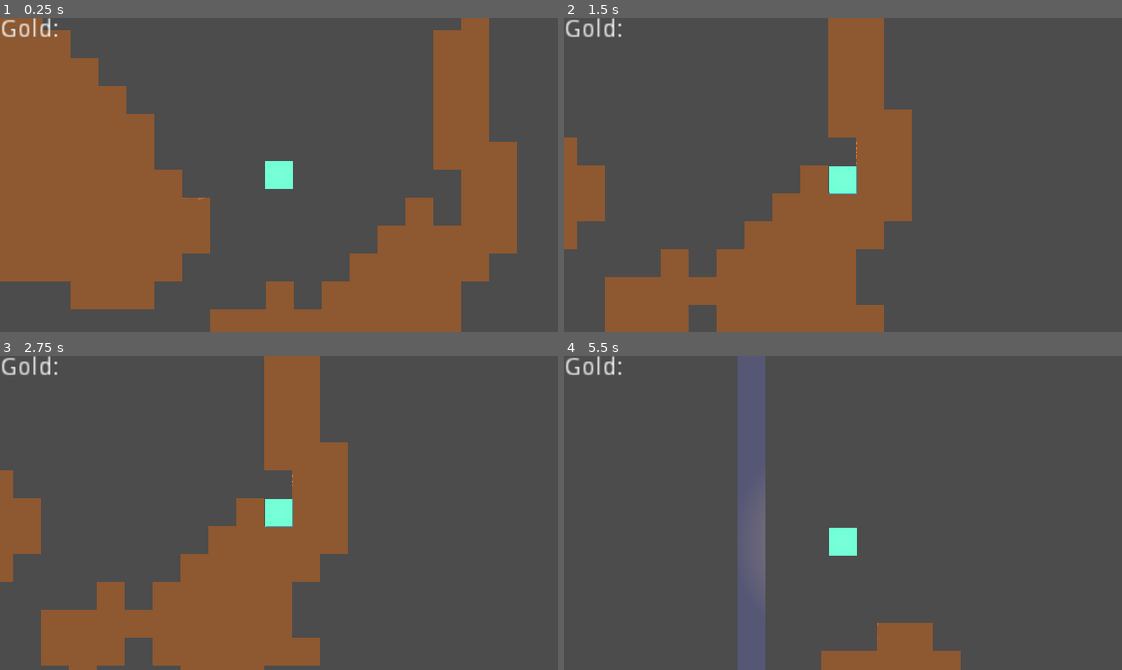
Above: before the commit, frames 1-4 (two rows, left to right).
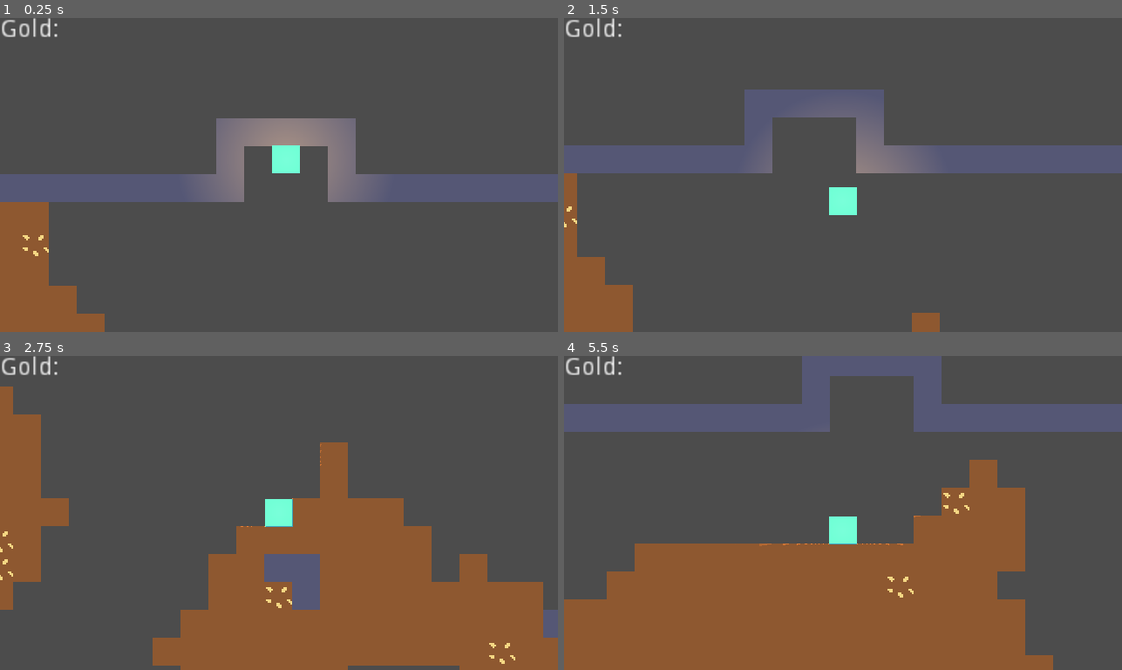
Above: after the commit, the same moments.

Repository: MrBSmith/Global2021
Game: Godot game, scene res://Scenes/Level/Level.tscn
The game is run twice, just before and just after one commit, with the same random seed, the same clock (stepped at 60 frames per second) and the same inputs.
Inputs:
- Up to frame 1 (0.25 s): no input
- Up to frame 2 (1.5 s): tap Enter (ui_accept) at 0.5, 0.77 s; hold Right (ui_right) 0.53-1.28 s; hold Down (ui_down) from 1.28 s (still down)
- Up to frame 3 (2.75 s): tap Enter (ui_accept) at 1.52 s; release Down (ui_down) at 2.03 s; hold Right (ui_right) from 2.03 s (still down)
- Up to frame 4 (5.5 s): tap Enter (ui_accept) at 2.75, 3.02, 3.77, 4.52 s; release Right (ui_right) at 2.78 s; hold Up (ui_up) 2.78-3.53 s; hold Left (ui_left) 3.53-5.03 s; tap F2 (debug_reinitilize_level) at 4.15 s; hold Down (ui_down) from 5.03 s (still down)

The runs differ from the first frame. In frame 1, 49% of the frame differs, in the area x 0-100%, y 0-100%; in frame 2, 32%; in frame 3, 31%; in frame 4, 45%.

Commit message:
Level validity checking & level entrance gen

Diff:
--- a/Scenes/Level/Level.gd
+++ b/Scenes/Level/Level.gd
@@ -3,7 +3,7 @@
 
 const gold_nugget_scene = preload("res://Scenes/InteractiveObjects/GoldNugget/GoldNugget.tscn")
 
-var level_size = Vector2(40, 20)
+var level_size = Vector2(41, 20)
 
 onready var walls_node = $Navigation2D/Walls
 onready var floor_node = $Navigation2D/Floor
@@ -11,7 +11,7 @@
 
 onready var tile_size = floor_node.get_cell_size()
 
-export var gold_objective : int = 5
+export var gold_objective : int = 6
 export var debug := false
 
 #### ACCESSORS ####
@@ -27,7 +27,7 @@
 
 	randomize()
 
-	generate_walls()
+	generate_level()
 
 	init_fog_of_war()
 	init_floor_tiles()
@@ -41,26 +41,82 @@
 #### LOGIC ####
 
 
-func generate_walls():
+func generate_level():
+	var soil_tile_id = walls_node.get_tileset().find_tile_by_name("Soil")
+	var wall_tile_id = walls_node.get_tileset().find_tile_by_name("Wall")
+	var gold_tile_id = walls_node.get_tileset().find_tile_by_name("Gold")
+
+	var soil_noise = get_rdm_noise()
+	while(!is_noise_valid(soil_noise)):
+		soil_noise = get_rdm_noise()
+
+	var wall_noise = get_rdm_noise()
+
+	# Place soil and walls tiles
+	for i in range(level_size.y):
+		for j in range(level_size.x):
+			var soil_value = soil_noise.get_noise_2d(j, i)
+
+			if is_cell_map_boundary(Vector2(j, i)):
+				walls_node.set_cell(j, i, wall_tile_id)
+			elif soil_value > 0.2:
+				if wall_noise.get_noise_2d(j, i) > 0.4:
+					walls_node.set_cell(j, i, wall_tile_id)
+				else:
+					walls_node.set_cell(j, i, soil_tile_id)
+
+	var wall_cells = walls_node.get_used_cells()
+	wall_cells.shuffle()
+
+	# Place gold
+	for _i in range(gold_objective + float(gold_objective) / 2):
+		var cell = wall_cells.pop_front()
+
+		while(is_cell_map_boundary(cell) && walls_node.get_cellv(cell) == wall_tile_id):
+			cell = wall_cells.pop_front()
+
+		walls_node.set_cellv(cell, gold_tile_id)
+
+	# Place level entrance
+	var entry_cell = Vector2(level_size.x / 2, 0)
+
+	for i in range(0, -3, -1):
+		for j in range(-2, 3, 1):
+			if j == -2 or j == 2 or i == -2:
+				walls_node.set_cell(entry_cell.x + j, entry_cell.y + i, wall_tile_id)
+			else:
+				walls_node.set_cell(entry_cell.x + j, entry_cell.y + i, -1)
+
+	# Place player
+	$Player.set_position((entry_cell + Vector2.UP) * tile_size)
+
+
+
+func is_noise_valid(noise: OpenSimplexNoise) -> bool:
+	var entry_cell = Vector2(level_size.x / 2, 1)
+	for i in range(-1, 2, 1):
+		var value = noise.get_noise_2d(entry_cell.x + i, entry_cell.y)
+		if value > 0.2:
+			return false
+	return true
+
+
+func is_cell_map_boundary(cell: Vector2) -> bool:
+	return cell.x == 0 or cell.y == 0 or \
+		cell.x == level_size.x - 1 or cell.y == level_size.y - 1
+
+
+
+func get_rdm_noise(period := 10.0, persistance:= 0.5):
 	var noise = OpenSimplexNoise.new()
 
 	# Configure
 	noise.seed = randi()
 	noise.octaves = 3
-	noise.period = 10.0
-	noise.persistence = 0.5
+	noise.period = period
+	noise.persistence = persistance
 
-	var soil_tile_id = walls_node.get_tileset().find_tile_by_name("Soil")
-	var wall_tile_id = walls_node.get_tileset().find_tile_by_name("Wall")
-
-	for i in range(level_size.y):
-		for j in range(level_size.x):
-			var value = noise.get_noise_2d(j, i)
-
-			if i == 0 or j == 0 or i == level_size.y - 1 or j == level_size.x - 1:
-				walls_node.set_cell(j, i, wall_tile_id)
-			elif value > 0.2:
-				walls_node.set_cell(j, i, soil_tile_id)
+	return noise
 
 
 func init_floor_tiles():
@@ -111,7 +167,7 @@
 func _input(_event: InputEvent) -> void:
 	if debug && Input.is_action_just_pressed("debug_reinitilize_level"):
 		walls_node.clear()
-		generate_walls()
+		generate_level()
 
 
 #### SIGNAL RESPONSES ####
